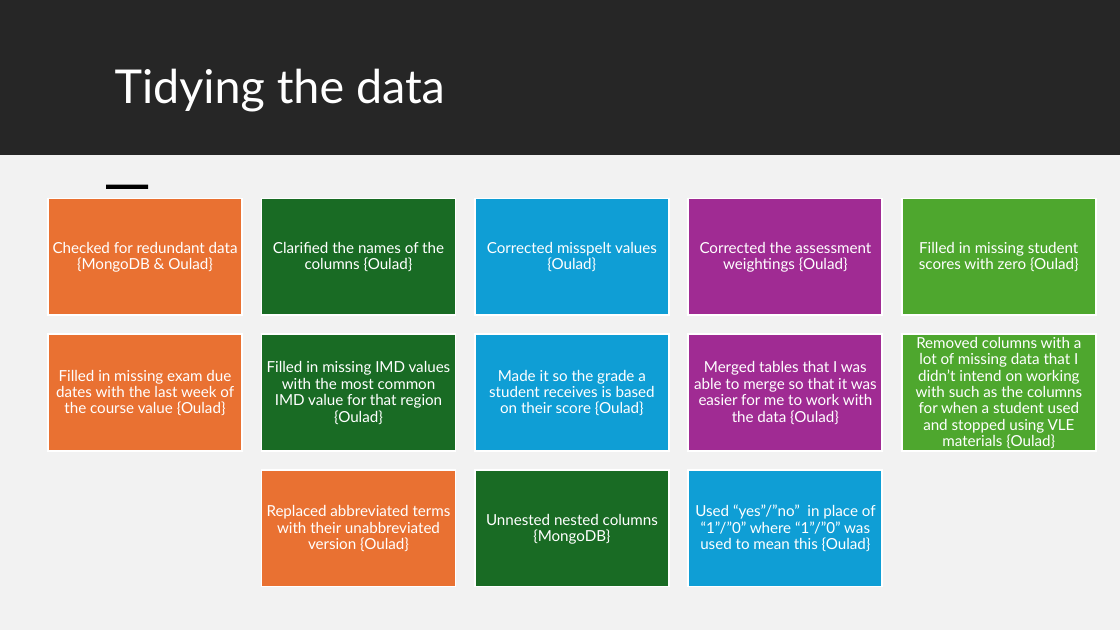
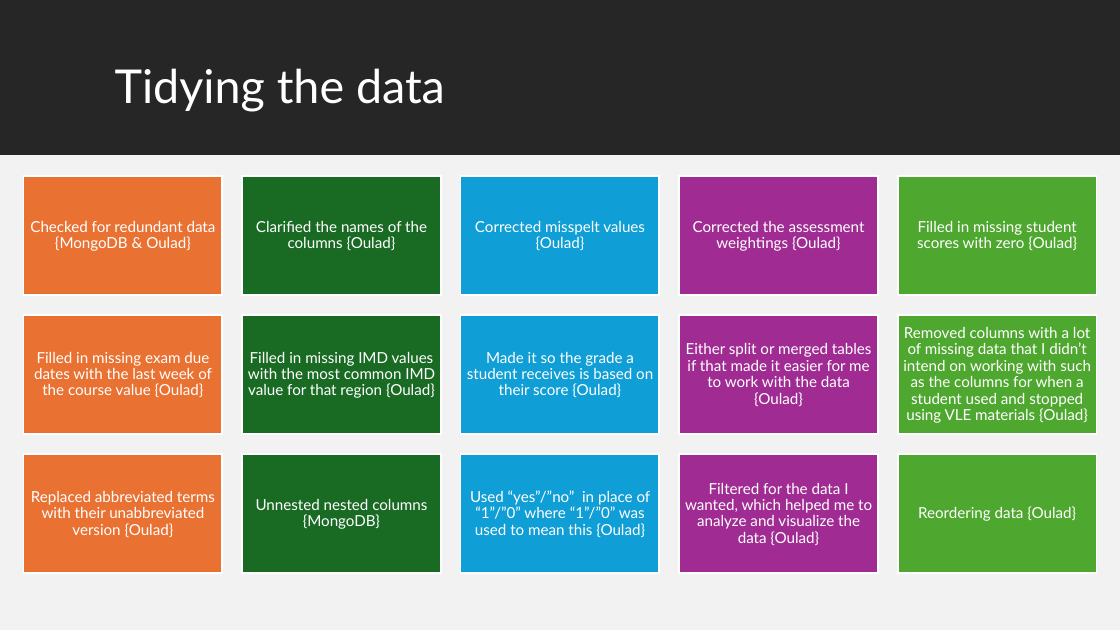
Before and after one commit to ProjectsKoryHasWorkedOn/2024_Grades_Dataset_R_Project, a slide deck: slide 6 of r_project_presentation.pptx. Drawn at 1120x630 pixels with LibreOffice and Linux fonts; fonts in the diff are those of the drawing. Boxes give left, top, right and bottom in pixels: in the first picture for what was removed or moved away, otherwise in the second. Text is boxed around its words. In the diff, an @@ line names an element or a change of style, - is before the commit and + after.

```diff
--- a/r_project_presentation.pptx
+++ b/r_project_presentation.pptx
@@ text "Checked for redundant data {MongoDB ..." moved from (x1=53, y1=242, x2=238, y2=272) to (x1=30, y1=221, x2=216, y2=251) @@
@@ rectangle resized from (x1=48, y1=198, x2=242, y2=315) to (x1=24, y1=176, x2=223, y2=295) @@
@@ text "Clarified the names of the ..." moved from (x1=273, y1=242, x2=444, y2=271) to (x1=256, y1=221, x2=427, y2=250) @@
@@ rectangle resized from (x1=261, y1=198, x2=455, y2=315) to (x1=242, y1=176, x2=441, y2=295) @@
@@ text "Corrected misspelt values {Oulad}" moved from (x1=487, y1=242, x2=657, y2=272) to (x1=475, y1=220, x2=645, y2=250) @@
@@ rectangle resized from (x1=475, y1=198, x2=669, y2=315) to (x1=460, y1=176, x2=660, y2=295) @@
@@ text "Corrected the assessment weightings {Oulad}" moved from (x1=700, y1=242, x2=871, y2=272) to (x1=693, y1=221, x2=865, y2=251) @@
@@ rectangle resized from (x1=688, y1=198, x2=882, y2=315) to (x1=680, y1=176, x2=879, y2=295) @@
@@ text "Filled in missing student scores ..." moved from (x1=919, y1=242, x2=1079, y2=271) to (x1=917, y1=221, x2=1077, y2=250) @@
@@ rectangle resized from (x1=902, y1=198, x2=1096, y2=315) to (x1=898, y1=176, x2=1097, y2=295) @@
@@ rectangle removed at (x1=107, y1=185, x2=149, y2=189) @@
@@ text "Filled in missing exam due ..." moved from (x1=56, y1=370, x2=234, y2=415) to (x1=34, y1=352, x2=212, y2=397) @@
@@ rectangle resized from (x1=48, y1=334, x2=242, y2=451) to (x1=24, y1=315, x2=223, y2=434) @@
@@ text "Filled in missing IMD values ..." rewrapped from (x1=267, y1=361, x2=451, y2=424) to (x1=248, y1=352, x2=435, y2=398) @@
@@ rectangle resized from (x1=261, y1=334, x2=455, y2=451) to (x1=242, y1=315, x2=441, y2=434) @@
@@ text "Made it so the grade ..." rewrapped from (x1=489, y1=369, x2=655, y2=415) to (x1=467, y1=352, x2=653, y2=398) @@
@@ rectangle resized from (x1=475, y1=334, x2=669, y2=451) to (x1=460, y1=315, x2=660, y2=434) @@
@@ rectangle resized from (x1=688, y1=334, x2=882, y2=451) to (x1=680, y1=315, x2=879, y2=434) @@
@@ text "Removed columns with a lot ..." rewrapped from (x1=916, y1=334, x2=1082, y2=448) to (x1=903, y1=327, x2=1091, y2=423) @@
@@ rectangle resized from (x1=902, y1=334, x2=1096, y2=451) to (x1=898, y1=315, x2=1097, y2=434) @@
@@ text at (x1=686, y1=343, x2=872, y2=406): text changed @@
-Merged tables that I was able to merge so that it was easier for me to work with the data {Oulad}
+Either split or merged tables if that made it easier for me to work with the data {Oulad}
@@ text "Replaced abbreviated terms with their ..." moved from (x1=267, y1=505, x2=451, y2=551) to (x1=31, y1=491, x2=215, y2=537) @@
@@ text "Unnested nested columns {MongoDB}" moved from (x1=486, y1=514, x2=658, y2=544) to (x1=256, y1=499, x2=427, y2=529) @@
@@ rectangle resized from (x1=261, y1=471, x2=455, y2=587) to (x1=242, y1=455, x2=441, y2=574) @@
@@ rectangle at (x1=242, y1=455, x2=441, y2=574): fill #E97132 to #196B24 @@
@@ text "Used “yes”/”no” in place of ..." moved from (x1=695, y1=504, x2=876, y2=551) to (x1=470, y1=490, x2=651, y2=538) @@
@@ rectangle resized from (x1=475, y1=471, x2=669, y2=587) to (x1=460, y1=455, x2=660, y2=574) @@
@@ rectangle at (x1=460, y1=455, x2=660, y2=574): fill #196B24 to #0F9ED5 @@
@@ rectangle resized from (x1=688, y1=471, x2=882, y2=587) to (x1=680, y1=455, x2=879, y2=574) @@
@@ rectangle at (x1=680, y1=455, x2=879, y2=574): fill #0F9ED5 to #A02B93 @@
@@ group added at (x1=24, y1=455, x2=1097, y2=574): 2 rectangles, 2 texts @@
+Filtered for the data I wanted, which helped me to analyze and visualize the data {Oulad}
+Reordering data {Oulad}
```
Also in this commit, not shown: 7 other slides changed, 1 slide added, 2 other files.
